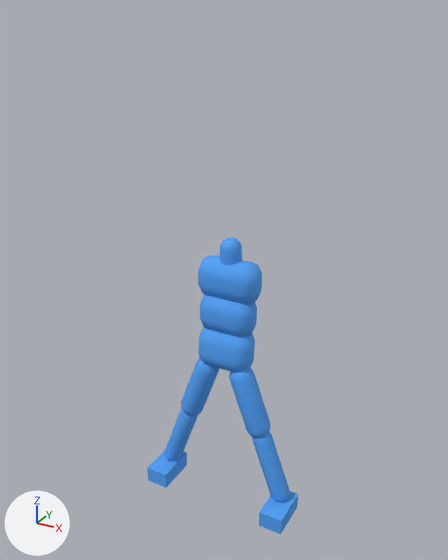
An edit to the FBX model newton-4.00/applications/media/walker.fbx, drawn before and after from the same camera.
Camera for both pictures: a camera (50 mm lens) standing at (1.46, -2.69, 1.72) and looking at (-0.01, -0.02, 0.38). Lighting does not change. The marker at lower left points along +X, +Y and +Z. Where no turn or scale is listed for an object, it has been applied to the vertices.

Before the edit, the objects in view are built like this:
```python
ob_box001 = bpy.data.objects.new('Box001', me_mesh_003)
ob_box001.parent = ob_rtibia
ob_box001.location = (3.064, -5.165, 4.965)
ob_box001.rotation_euler = (-1.571, 0.0, 0.349)  # degrees (-90, 0, 20)
ob_box001.scale = (2.54, 2.54, 2.54)
ob_capsule002 = bpy.data.objects.new('Capsule002', me_mesh_005)
ob_capsule002.location = (-0.165, -0.037, -0.326)
ob_capsule003 = bpy.data.objects.new('Capsule003', me_mesh_004)
ob_capsule003.location = (-0.305, -0.037, -0.709)
ob_capsule005 = bpy.data.objects.new('Capsule005', me_mesh_008)
ob_capsule005.parent = ob_lhipjoint
ob_capsule005.location = (6.61, -21.82, 0.0)
ob_capsule005.rotation_euler = (-3.142, 0.0, 0.349)  # degrees (-180, 0, 20)
ob_capsule005.scale = (-2.54, -2.54, -2.54)
ob_capsule006 = bpy.data.objects.new('Capsule006', me_mesh)
ob_capsule006.location = (0.002, 0.028, 0.526)
ob_convexhull_0 = bpy.data.objects.new('convexhull_0', me_mesh_009)
ob_convexhull_0.location = (0.0, -0.011, 0.005)
ob_convexhull_002 = bpy.data.objects.new('convexhull_002', me_mesh_001)
ob_convexhull_002.location = (0.0, 0.02, 0.42)
ob_rhipjoint = bpy.data.objects.new('rhipjoint', None)
ob_rhipjoint.parent = ob_root
ob_rhipjoint.location = (-9.664, -10.82, 3.749)
ob_root = bpy.data.objects.new('root', None)
ob_root.location = (0.0, 0.0, 0.0)
ob_root.rotation_euler = (1.571, 0.0, 0.0)  # degrees (90, 0, 0)
ob_root.scale = (0.01, 0.01, 0.01)
# also in view: 'convexhull_001' at (0.0, 0.0, 0.17); 'Box002' at (0.39, -0.09, -0.98); 'Capsule004' at (0.31, -0.04, -0.72)
```
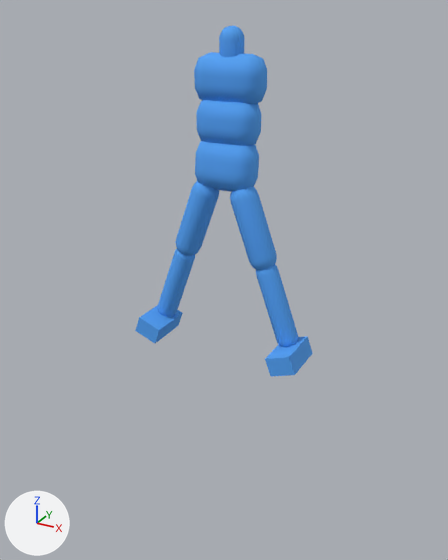
ob_root is not drawn itself; it is the parent of ob_lhipjoint, ob_lowerback, ob_rhipjoint.
ob_rhipjoint is not drawn itself; it is the parent of ob_rfemur.
ob_lhipjoint is not drawn itself; it is the parent of ob_capsule005, ob_lfemur.

Location of each change, (x1, y1, x2, y2) in pixels of the pictures (448 x 560 px):
'convexhull_002', moved: before (198, 255, 262, 304); after (194, 52, 267, 104)
'convexhull_0', moved: before (198, 327, 255, 373); after (195, 141, 259, 192)
'convexhull_001', moved: before (200, 294, 257, 337); after (196, 100, 261, 146)
'Capsule005', moved, turned: before (229, 368, 271, 438); after (230, 187, 277, 270)
'Capsule004', moved, turned: before (252, 431, 290, 502); after (256, 265, 298, 347)
'Capsule002', moved: before (181, 357, 220, 416); after (175, 181, 219, 256)
'Box002', moved, turned: before (259, 491, 298, 534); after (265, 336, 313, 376)
'Capsule003', moved: before (165, 408, 198, 461); after (158, 249, 195, 317)
'Box001', moved, turned: before (147, 450, 187, 488); after (135, 305, 183, 343)
'Capsule006', moved: before (220, 237, 242, 265); after (219, 26, 244, 57)

The change in detail:
Object 'root' (ob_root) turns from (90, 0, 0) to (0, 0, 0) degrees about x, y and z.
Object 'root' (ob_root) moves from (0.0, 0.0, 0.0) to (0.0, 0.0, 1.034).
Object 'Capsule006' (ob_capsule006) moves from (0.002, 0.028, 0.526) to (0.002, 0.028, 1.56).
Object 'Box002' (ob_box002) moves from (-3.324, -4.601, 4.965) to (-0.335, -4.601, 4.965).
Object 'Box002' (ob_box002) turns from (90, 0, -20) to (90, 0, 0) degrees about x, y and z.
Object 'lhipjoint' (ob_lhipjoint) moves from (9.94, -10.82, 3.749) to (9.94, -3.749, -10.82).
Object 'lhipjoint' (ob_lhipjoint) turns from (0, 0, 0) to (90, 0, 0) degrees about x, y and z.
Object 'convexhull_0' (ob_convexhull_0) moves from (0.0, -0.011, 0.005) to (0.0, -0.011, 1.04).
Object 'Box001' (ob_box001) moves from (3.064, -5.165, 4.965) to (1.042, -5.165, 4.965).
Object 'Box001' (ob_box001) turns from (-90, 0, 20) to (-90, 0, 0) degrees about x, y and z.
Object 'convexhull_001' (ob_convexhull_001) moves from (0.0, 0.005, 0.223) to (0.0, 0.005, 1.258).
Object 'Capsule002' (ob_capsule002) moves from (-0.165, -0.037, -0.326) to (-0.165, -0.037, 0.708).
Object 'convexhull_002' (ob_convexhull_002) moves from (0.0, 0.02, 0.42) to (0.0, 0.02, 1.454).
Object 'rhipjoint' (ob_rhipjoint) moves from (-9.664, -10.82, 3.749) to (-9.664, -3.749, -10.82).
Object 'rhipjoint' (ob_rhipjoint) turns from (0, 0, 0) to (90, 0, 0) degrees about x, y and z.
Object 'Capsule003' (ob_capsule003) moves from (-0.305, -0.037, -0.709) to (-0.305, -0.037, 0.325).
